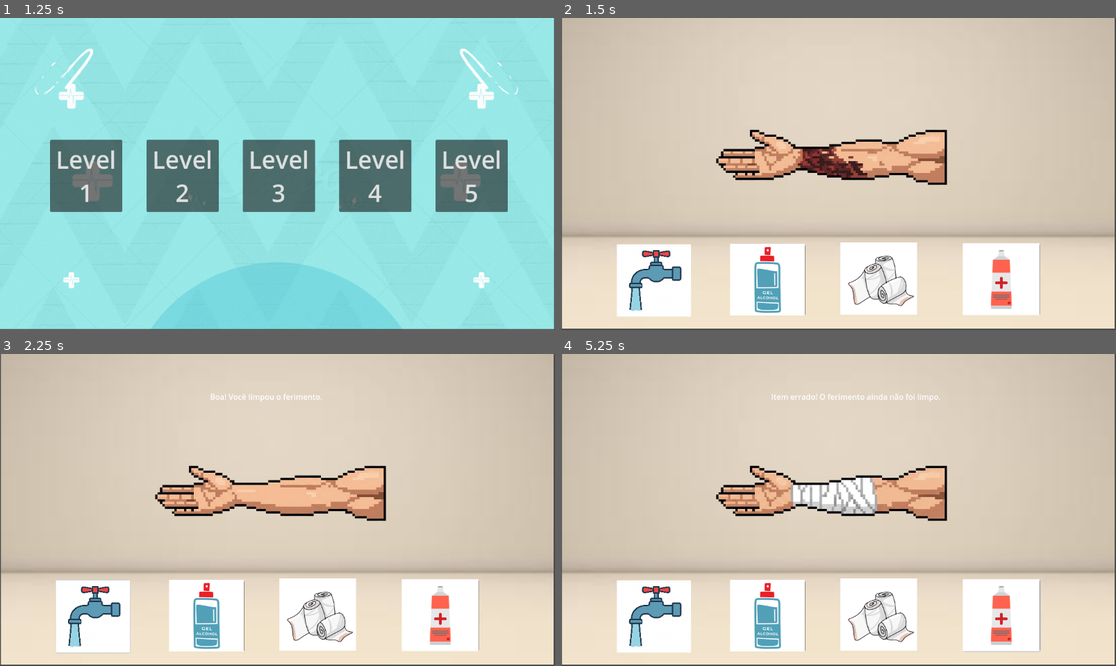
Above: before the commit, frames 1-4 (two rows, left to right).
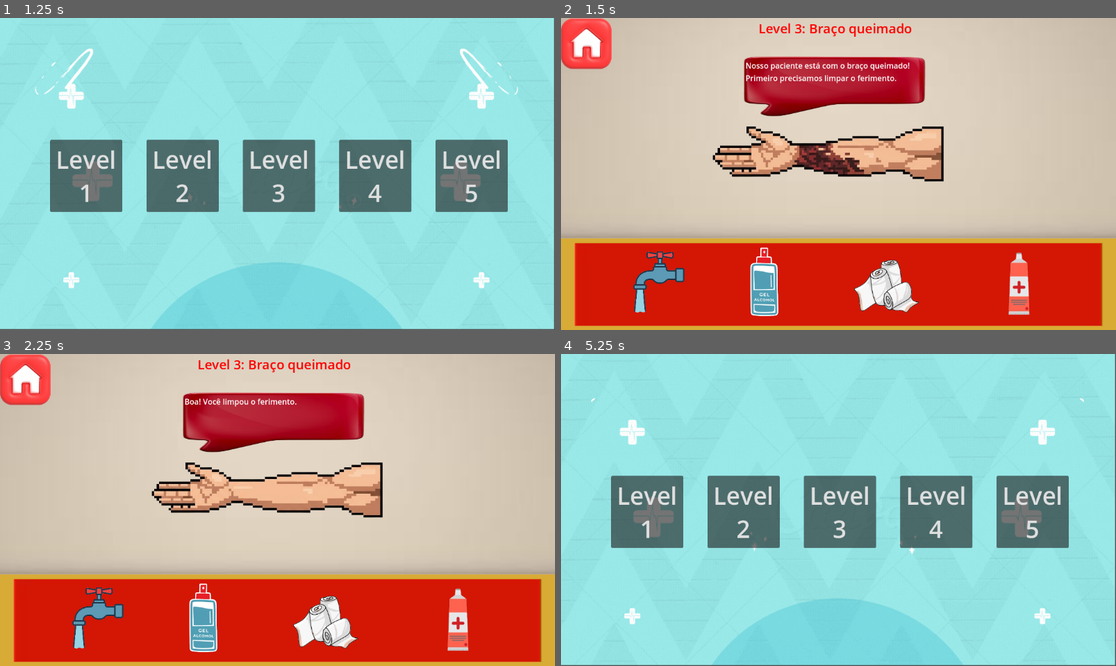
Above: after the commit, the same moments.

Repository: Igorgx/socorristas_jogo
Game: Godot game, scene res://main_menu.tscn
Two runs of this game, one before a commit and one after it. Both use one fixed random seed, a clock stepped at 60 frames per second and the inputs below.
Inputs (mouse positions are in pixels of both pictures, inside the frame that each line leads up to; where the layout moved, square brackets give the same spot in the first picture):
- Up to frame 1 (1.25 s): click "Jogar" at 0.5 s
- Up to frame 2 (1.5 s): click "Level 3" at 1.25 s
- Up to frame 3 (2.25 s): click (94, 619) [94, 616] at 2 s
- Up to frame 4 (5.25 s): click (766, 619) [766, 616] at 2.75 s; click (882, 619) [877, 612] at 3.5 s; click (1021, 619) [999, 616] at 4.25 s; click (588, 378) at 5.02 s

Frame 1 is identical in both runs. In frame 2, 39% of the frame differs, in the area x 0-100%, y 0-100%; in frame 3, 39%; in frame 4, 99%.

Commit message:
Level3 updade

Diff:
--- /dev/null
+++ b/socorrista/level3.gd
@@ -0,0 +1,44 @@
+extends Node2D
+
+# Pegando os nós da cena
+@onready var bracoQueimadura = $BracoQueimadura
+@onready var bracoLimpo = $BracoEstendido
+@onready var bracoAtadura = $BracoAtadura
+@onready var mensagem = $Mensagem
+@onready var errado: AudioStreamPlayer = $Errado
+@onready var sucesso: AudioStreamPlayer = $Sucesso
+
+# Carrega as imagens (ajuste os nomes conforme seus arquivos)
+var braco_queimado = preload("res://sprites socorristas/braço queimadura.png")
+var braco_atadura = preload("res://sprites socorristas/braço estendido bandagens.png")
+var braco_limpo = preload("res://sprites socorristas/braço estendido.png")
+
+var estado = "queimado"
+
+func _on_button_agua_pressed() -> void:
+	bracoQueimadura.texture = braco_limpo
+	estado = "limpo"
+	mensagem.text = "Boa! Você limpou o ferimento."
+	sucesso.play()
+
+func _on_button_alcool_pressed() -> void:
+	mensagem.text = "Item errado! Álcool não deve ser usado em\nqueimaduras."
+	errado.play()
+
+func _on_button_atadura_pressed() -> void:
+	if estado == "limpo":
+		bracoQueimadura.texture = braco_atadura
+		mensagem.text = "Perfeito! O ferimento foi protegido com a\natadura."
+		estado = "tratado"
+		sucesso.play()
+	else:
+		mensagem.text = "Item errado! Primeiro lave o ferimento com\nágua."
+		errado.play()
+
+func _on_button_pomada_pressed() -> void:
+	mensagem.text = "Item errado! O ferimento ainda não foi limpo."
+	errado.play()
+
+
+func _on_texture_button_pressed() -> void:
+	get_tree().change_scene_to_file("res://level_select.tscn")
--- /dev/null
+++ b/socorrista/level3.tscn
@@ -0,0 +1,150 @@
+[gd_scene load_steps=15 format=3 uid="uid://cihac584x212b"]
+
+[ext_resource type="Script" uid="uid://c5dwnr38kwynh" path="res://level3.gd" id="1_sotx7"]
+[ext_resource type="Texture2D" uid="uid://b1g0fp7016134" path="res://sprites socorristas/cena.png" id="2_ymh28"]
+[ext_resource type="Texture2D" uid="uid://dikq5ihbvjpky" path="res://sprites socorristas/braço queimadura.png" id="3_7oc4e"]
+[ext_resource type="Texture2D" uid="uid://be2nvpvknimdl" path="res://sprites socorristas/balaotexto-Photoroom.png" id="3_siwpi"]
+[ext_resource type="Texture2D" uid="uid://c33lerbuvl03w" path="res://sprites socorristas/fundovermelho.png" id="4_ymh28"]
+[ext_resource type="Texture2D" uid="uid://bu1hilfytchdi" path="res://sprites socorristas/braço estendido.png" id="8_l2pgs"]
+[ext_resource type="Texture2D" uid="uid://cdd2h4yr4w8qv" path="res://sprites socorristas/braço estendido bandagens.png" id="9_2272n"]
+[ext_resource type="AudioStream" uid="uid://b50e6cjpls5qx" path="res://sprites socorristas/sound/errado.mp3" id="10_bs5pn"]
+[ext_resource type="AudioStream" uid="uid://cri1btj13ung1" path="res://sprites socorristas/sound/sucesso.mp3" id="11_utqry"]
+[ext_resource type="Texture2D" uid="uid://b1yremkvyntsh" path="res://sprites socorristas/agua sem fundo.png" id="12_0m7xm"]
+[ext_resource type="Texture2D" uid="uid://duarftutj2dt" path="res://sprites socorristas/botaohome-Photoroom.png" id="13_7oc4e"]
+[ext_resource type="Texture2D" uid="uid://jg6vveqfoxvj" path="res://sprites socorristas/alcool sem fundo.png" id="13_qoi87"]
+[ext_resource type="Texture2D" uid="uid://ca85xbih5xfdq" path="res://sprites socorristas/atadura sem fundo.png" id="14_i6w5t"]
+[ext_resource type="Texture2D" uid="uid://cw4uo7x0so04w" path="res://sprites socorristas/pomada sem fundo.png" id="15_l2pgs"]
+
+[node name="Level3" type="Node2D"]
+position = Vector2(580, 280)
+script = ExtResource("1_sotx7")
+
+[node name="Cena" type="Sprite2D" parent="."]
+position = Vector2(-4.5000095, 44.499977)
+scale = Vector2(4.192727, 3.5464482)
+texture = ExtResource("2_ymh28")
+
+[node name="BemVindo" type="Label" parent="."]
+offset_left = -192.0
+offset_top = -277.0
+offset_right = 171.0
+offset_bottom = -203.0
+theme_override_colors/font_color = Color(1, 0, 0, 1)
+theme_override_font_sizes/font_size = 27
+text = "Level 3: Braço queimado"
+horizontal_alignment = 1
+
+[node name="BalaoTextoIntro" type="Sprite2D" parent="."]
+position = Vector2(-13.99998, -137.11876)
+scale = Vector2(1.4867498, 0.60587496)
+texture = ExtResource("3_siwpi")
+
+[node name="Mensagem" type="Label" parent="."]
+offset_left = -197.0
+offset_top = -193.0
+offset_right = 170.0
+offset_bottom = -110.0
+text = "Nosso paciente está com o braço queimado!
+Primeiro precisamos limpar o ferimento."
+
+[node name="BracoQueimadura" type="Sprite2D" parent="."]
+position = Vector2(-25, 5)
+texture = ExtResource("3_7oc4e")
+
+[node name="UI" type="Control" parent="."]
+layout_mode = 3
+anchors_preset = 0
+offset_left = -578.0
+offset_top = 178.0
+offset_right = 567.0
+offset_bottom = 364.0
+
+[node name="Fundo" type="Sprite2D" parent="UI"]
+position = Vector2(574, 95.50001)
+scale = Vector2(1.8402556, 0.6102237)
+texture = ExtResource("4_ymh28")
+
+[node name="Button_Agua" type="TextureButton" parent="UI"]
+layout_direction = 4
+layout_mode = 1
+anchors_preset = -1
+anchor_left = 0.17400001
+anchor_top = 0.48400003
+anchor_right = 0.17400001
+anchor_bottom = 0.48400003
+offset_left = -75.23
+offset_top = -75.024
+offset_right = 424.77
+offset_bottom = 424.976
+scale = Vector2(0.3, 0.3)
+texture_normal = ExtResource("12_0m7xm")
+
+[node name="Button_Alcool" type="TextureButton" parent="UI"]
+layout_mode = 1
+anchors_preset = -1
+anchor_left = 0.367
+anchor_top = 0.47800002
+anchor_right = 0.367
+anchor_bottom = 0.47800002
+offset_left = -75.21503
+offset_top = -73.908005
+offset_right = 424.78497
+offset_bottom = 426.09198
+scale = Vector2(0.3, 0.3)
+texture_normal = ExtResource("13_qoi87")
+
+[node name="Button_Atadura" type="TextureButton" parent="UI"]
+layout_mode = 1
+anchors_preset = -1
+anchor_left = 0.58500004
+anchor_top = 0.45000002
+anchor_right = 0.58500004
+anchor_bottom = 0.45000002
+offset_left = -78.82507
+offset_top = -68.700005
+offset_right = 146.17493
+offset_bottom = 156.29999
+scale = Vector2(0.7, 0.7)
+texture_normal = ExtResource("14_i6w5t")
+
+[node name="Button_Pomada" type="TextureButton" parent="UI"]
+layout_mode = 1
+anchors_preset = -1
+anchor_left = 0.82900006
+anchor_top = 0.46600002
+anchor_right = 0.82900006
+anchor_bottom = 0.46600002
+offset_left = -79.20508
+offset_top = -71.676
+offset_right = 145.79492
+offset_bottom = 153.324
+scale = Vector2(0.7, 0.7)
+texture_normal = ExtResource("15_l2pgs")
+
+[node name="BracoEstendido" type="Sprite2D" parent="."]
+visible = false
+texture = ExtResource("8_l2pgs")
+
+[node name="BracoAtadura" type="Sprite2D" parent="."]
+visible = false
+texture = ExtResource("9_2272n")
+
+[node name="Errado" type="AudioStreamPlayer" parent="."]
+stream = ExtResource("10_bs5pn")
+
+[node name="Sucesso" type="AudioStreamPlayer" parent="."]
+stream = ExtResource("11_utqry")
+
+[node name="TextureButton" type="TextureButton" parent="."]
+offset_left = -580.0
+offset_top = -279.0
+offset_right = -230.0
+offset_bottom = 71.0
+scale = Vector2(0.3, 0.3)
+texture_normal = ExtResource("13_7oc4e")
+
+[connection signal="pressed" from="UI/Button_Agua" to="." method="_on_button_agua_pressed"]
+[connection signal="pressed" from="UI/Button_Alcool" to="." method="_on_button_alcool_pressed"]
+[connection signal="pressed" from="UI/Button_Atadura" to="." method="_on_button_atadura_pressed"]
+[connection signal="pressed" from="UI/Button_Pomada" to="." method="_on_button_pomada_pressed"]
+[connection signal="pressed" from="TextureButton" to="." method="_on_texture_button_pressed"]
--- a/socorrista/level_select.gd
+++ b/socorrista/level_select.gd
@@ -7,7 +7,7 @@
 	get_tree().change_scene_to_file("res://level2.tscn")
 
 func _on_level_3_pressed() -> void:
-	get_tree().change_scene_to_file("res://level3_scene.tscn")
+	get_tree().change_scene_to_file("res://level3.tscn")
 
 func _on_level_4_pressed() -> void:
 	get_tree().change_scene_to_file("res://level_4.tscn")
Not shown, added: socorrista/level3.gd.uid
